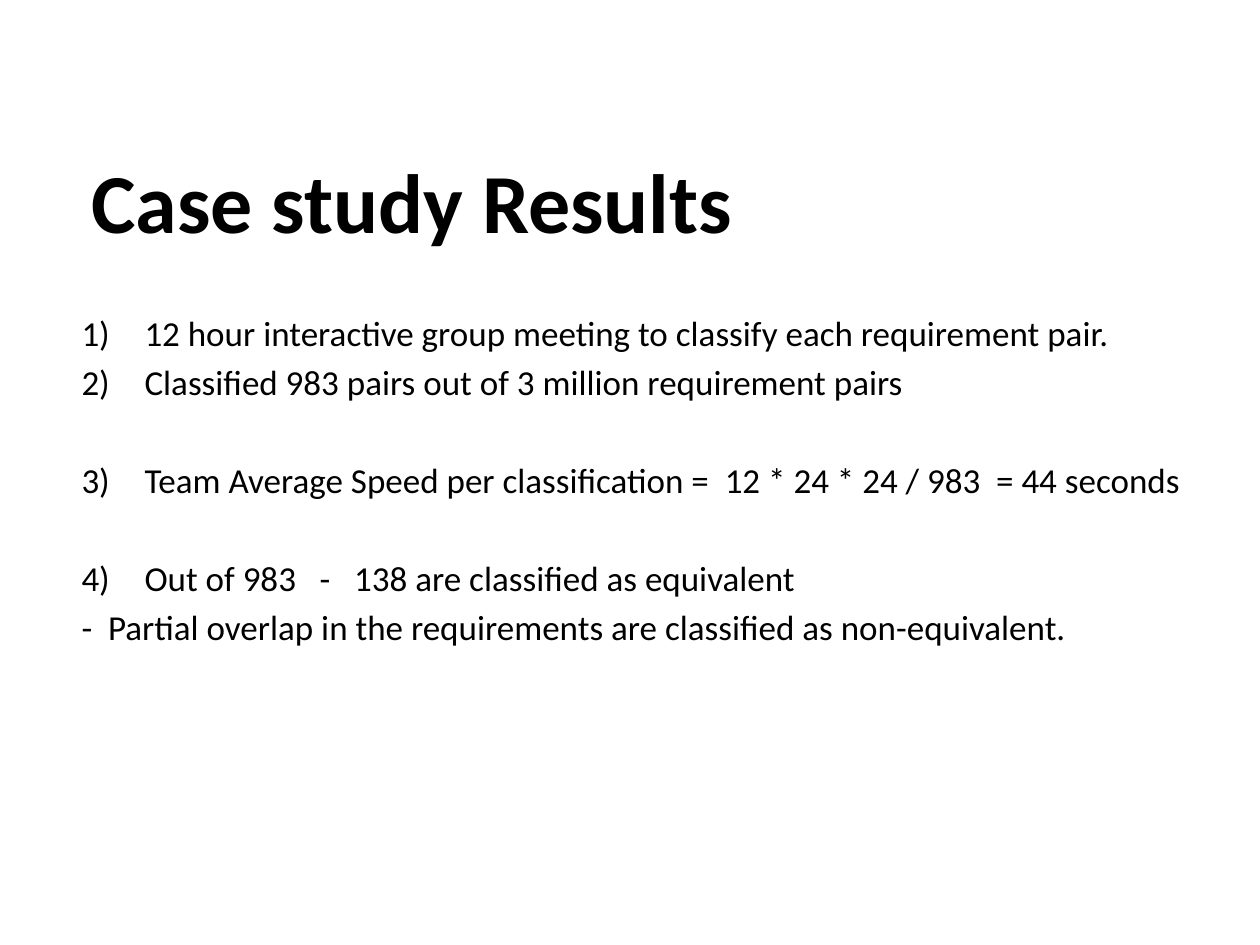
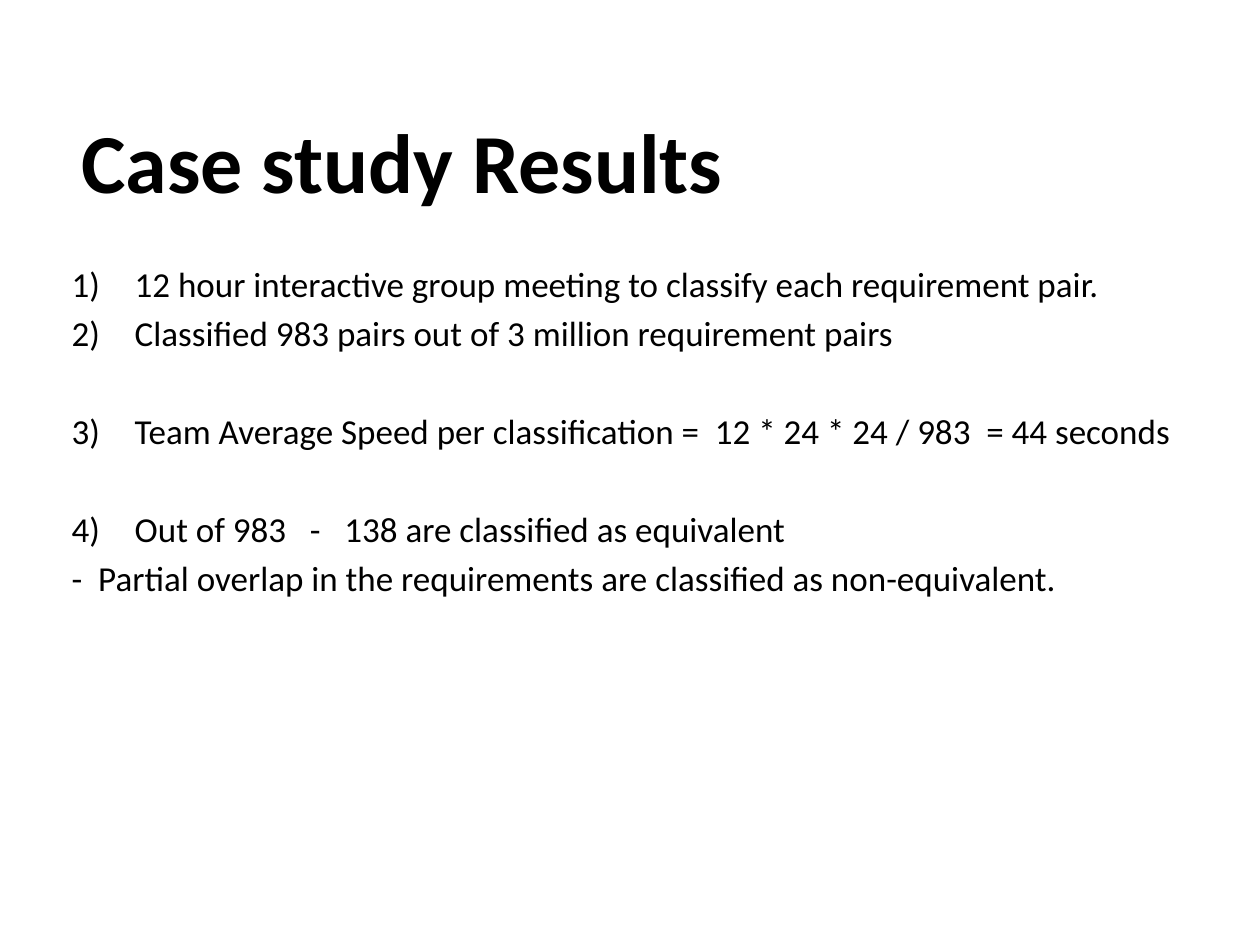
Before and after one commit to sindhusha-t/ASE-Lab-Assignments, a slide deck: slide 8 of Journal_presentation/The Effort Savings from Using NLP to Classify.pptx. Drawn at 1260x945 pixels with LibreOffice and Linux fonts; fonts in the diff are those of the drawing; background and template pictures are left out. Boxes give left, top, right and bottom in pixels: in the first picture for what was removed or moved away, otherwise in the second. Text is boxed around its words. In the diff, an @@ line names an element or a change of style, - is before the commit and + after.

```diff
--- a/Journal_presentation/The Effort Savings from Using NLP to Classify.pptx
+++ b/Journal_presentation/The Effort Savings from Using NLP to Classify.pptx
@@ title "Case study Results": place and size @@
-title "Case study Results" at bbox=[91, 174, 732, 247]
+title "Case study Results" at bbox=[82, 134, 722, 207]
@@ subtitle "12 hour interactive group meeting ...": place and size @@
-subtitle "12 hour interactive group meeting ..." at bbox=[108, 321, 1180, 646]
+subtitle "12 hour interactive group meeting ..." at bbox=[98, 272, 1170, 597]
```
Also in this commit, not shown: 15 other slides changed.
